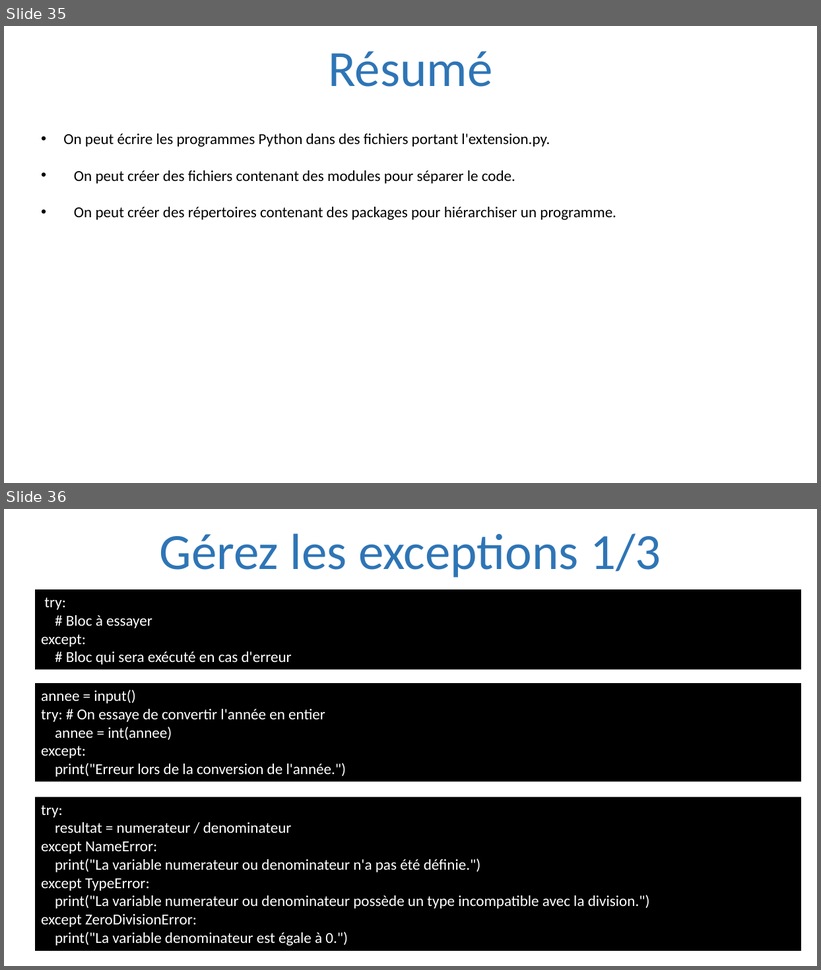
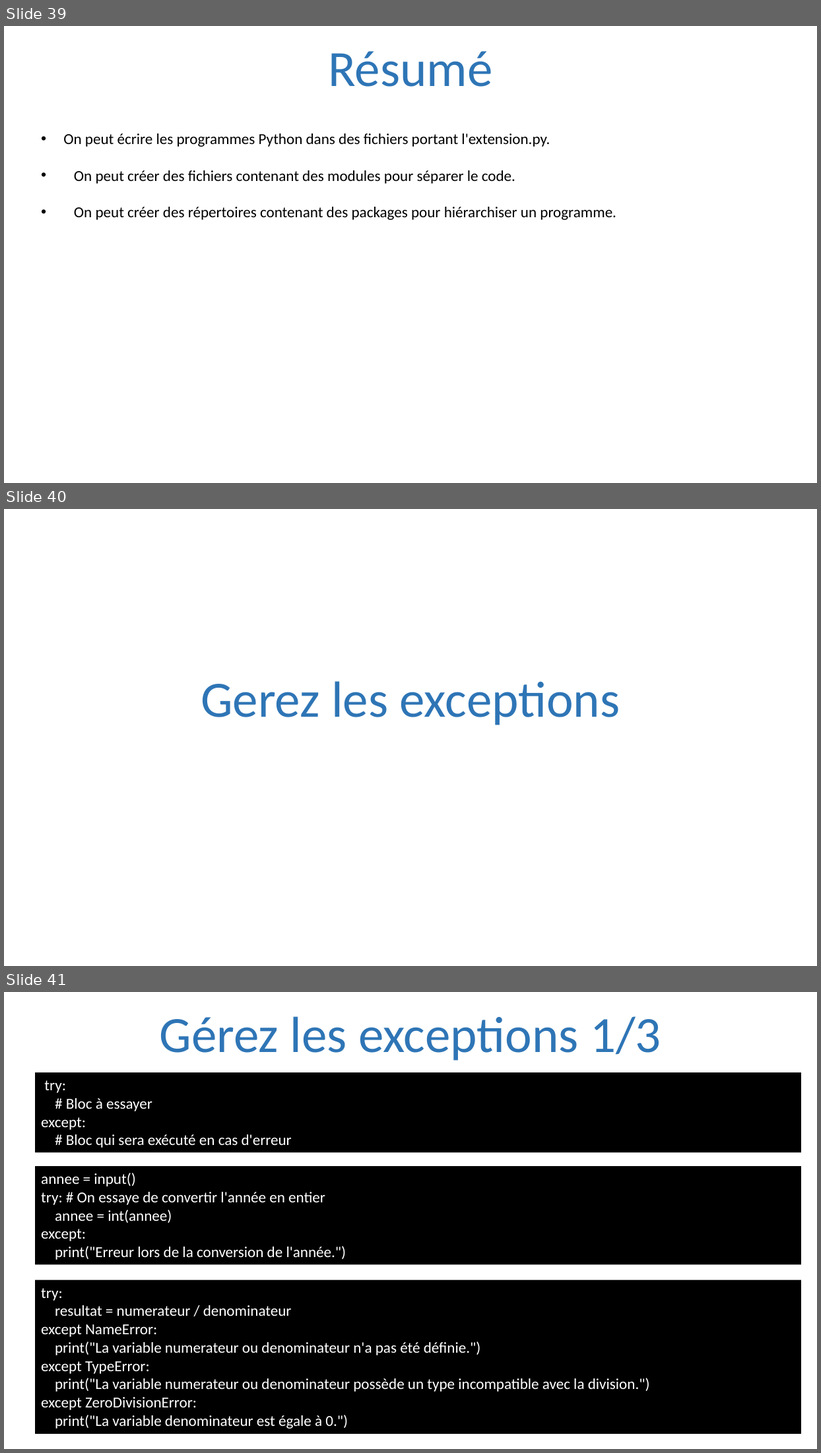
Before and after one commit to julienPalleau/PythonDoc, a slide deck: Python-resume.pptx. Shown one above the other, each under a label of ours: slides 35 and 36 before the commit, slides 39, 40 and 41 after it. The pictures are 821x970 and 821x1453 pixels, drawn with LibreOffice and Linux fonts; fonts in the diff are those of the drawing. Boxes give left, top, right and bottom in pixels: in the first picture for what was removed or moved away, otherwise in the second. Text is boxed around its words. In the diff, an @@ line names an element or a change of style, - is before the commit and + after.

```diff
--- a/Python-resume.pptx
+++ b/Python-resume.pptx
@@ slide 40 added at (4,509,817,966), background #FFFFFF @@
@@ title added at (201,681,620,725), 60 pt, text #2E75B6 @@
+Gerez les exceptions
@@ what was slide 35 is now slide 39 @@
@@ what was slide 36 is now slide 41 @@
```
Also in this commit, not shown: 4 slides changed, 17 other slides added, 1 slide removed.
